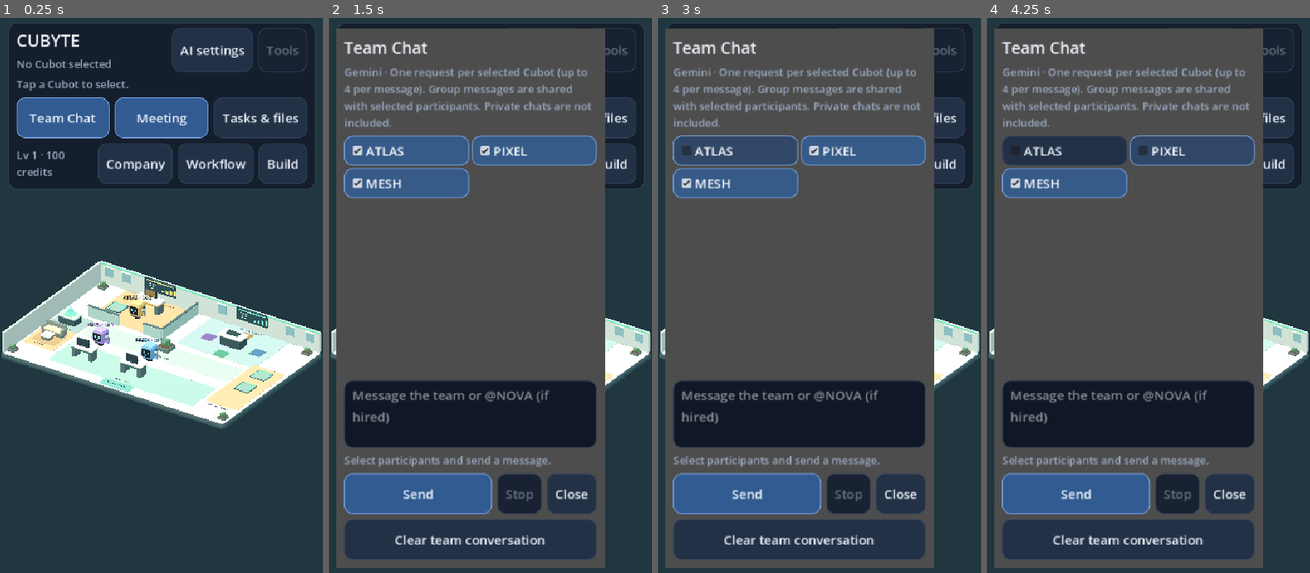
Above: before the commit, frames 1-4 (left to right).
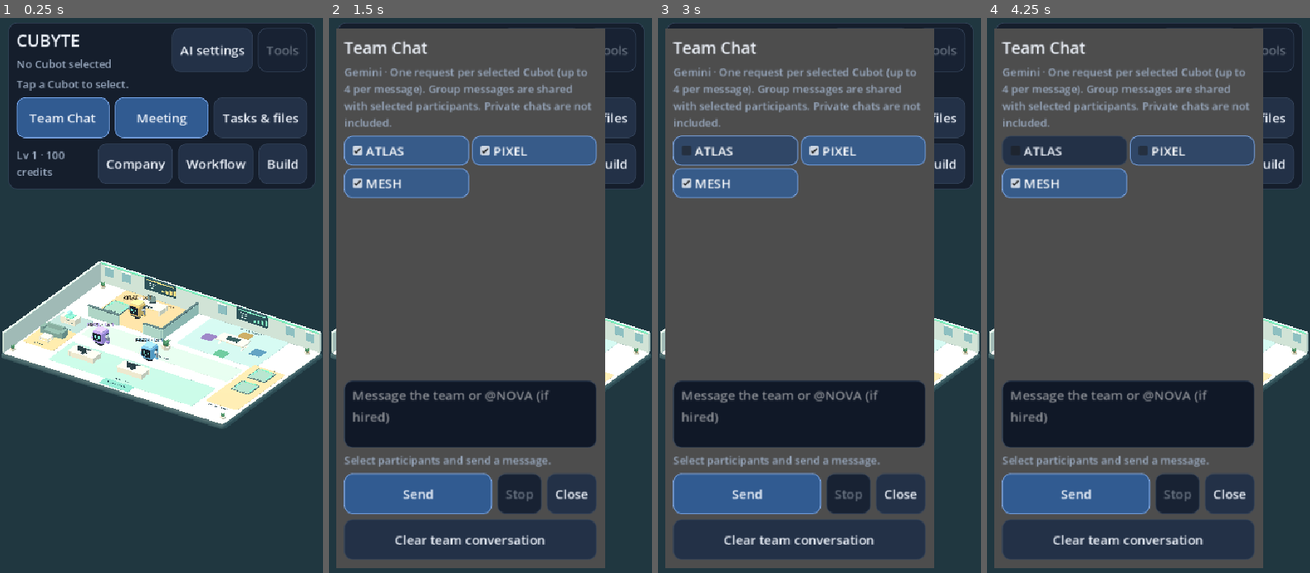
Above: after the commit, the same moments.

Repository: joparoxxx/VOXHAVEN
Game: Godot game, scene res://scenes/office.tscn
The game is run twice, just before and just after one commit, with the same random seed, the same clock (stepped at 60 frames per second) and the same inputs.
Inputs:
- Up to frame 1 (0.25 s): no input
- Up to frame 2 (1.5 s): click "Team Chat" at 0.5 s; click "Meeting" at 1.25 s
- Up to frame 3 (3 s): click "Tasks & files" at 2 s; click "Company" at 2.75 s
- Up to frame 4 (4.25 s): click "Workflow" at 3.5 s

The runs differ from the first frame. In frame 1, 1.9% of the frame differs, in the area x 2-97%, y 47-73%; in frame 2, less than 0.1%; in frame 3, less than 0.1%; in frame 4, less than 0.1%.

Commit message:
feat(office): import and fit CC0 Kenney furniture to Cubot proportions [skip ci]

Diff:
--- a/game/core/hq_layout.gd
+++ b/game/core/hq_layout.gd
@@ -1,5 +1,6 @@
 extends RefCounted
 ## Shared coordinates for navigation, geometry and meeting seats.
+const DESK_CLEARANCE := Vector2(1.60,0.95)
 const DESKS := [Vector3(-4,0,-4.5),Vector3(-4,0,3.5),Vector3(0,0,3.5),Vector3(4,0,3.5)]
 const SPAWNS := [Vector3(-4,0,-3),Vector3(-4,0,1.5),Vector3(0,0,1.5),Vector3(4,0,1.5)]
 const MEETING_CENTER := Vector3(3.5,0,-3.5)
@@ -22,4 +23,4 @@
 	nav.block_box(LAB, Vector2(0.8,0.8))
 
 static func work_target(station: int, desk_position: Vector3) -> Vector3:
-	return desk_position + Vector3(0,0,1.6 if station == 0 else -1.6)
+	return desk_position + Vector3(0,0,1.25 if station == 0 else -1.25)
--- a/game/scenes/office.gd
+++ b/game/scenes/office.gd
@@ -269,9 +269,10 @@
 		_build_desk(desk, ROBOT_COLORS[i], i == 0)
 		_build_robot(HQ.SPAWNS[i], ROBOT_COLORS[i])
 	# Conference table with four clear docking positions and a shared project display.
-	_slab(self, Vector3(1.7,0.70,0.95), HQ.MEETING_CENTER + Vector3(0,0.40,0), Color("#36535d"),0.38)
-	_slab(self, Vector3(1.95,0.16,1.1), HQ.MEETING_CENTER + Vector3(0,0.83,0), Color("#e7e5df"),0.45)
-	var screen := _box(self, Vector3(0.95,0.07,0.48), HQ.MEETING_CENTER + Vector3(0,0.95,0), Color("#213e48"))
+	if _furniture(self,"Meeting_Table",HQ.MEETING_CENTER) == null:
+		_slab(self, Vector3(1.7,0.36,0.95), HQ.MEETING_CENTER + Vector3(0,0.18,0), Color("#36535d"),0.12)
+		_slab(self, Vector3(1.95,0.10,1.1), HQ.MEETING_CENTER + Vector3(0,0.41,0), Color("#e7e5df"),0.12)
+	var screen := _box(self, Vector3(0.95,0.04,0.48), HQ.MEETING_CENTER + Vector3(0,0.48,0), Color("#213e48"))
 	screen.material_override.emission_enabled = true
 	screen.material_override.emission = Color("#70d7b1")
 	screen.material_override.emission_energy_multiplier = 0.25
@@ -304,6 +305,18 @@
 	add_child(label)
 
 func _build_desk(desk: Node3D, accent: Color, executive: bool) -> void:
+	var furniture := _furniture(desk,"Workstation",Vector3.ZERO)
+	if furniture == null:
+		_build_procedural_desk(desk,accent,executive)
+		return
+	if executive:
+		furniture.scale.x = 1.10
+	_furniture(desk,"Monitor",Vector3(0,0.44,-0.25))
+	_furniture(desk,"Keyboard",Vector3(0,0.44,0.38))
+	_furniture(desk,"Mouse",Vector3(0.40,0.44,0.38))
+	_glow(desk,Vector3(1.5,0.028,0.035),Vector3(0,0.39,0.51),accent)
+
+func _build_procedural_desk(desk: Node3D, accent: Color, executive: bool) -> void:
 	var width := 2.05 if executive else 1.8
 	_slab(desk,Vector3(width,0.15,0.9),Vector3(0,0.85,0),Color("#f0ede5"),0.38)
 	_slab(desk,Vector3(width-0.10,0.18,0.78),Vector3(0,0.69,0),Color("#b69c6c") if executive else Color("#456d72"),0.30)
@@ -1221,7 +1234,7 @@
 	for i in range(desks.size()):
 		if i == 3 and not roster.is_active("nova"):
 			continue
-		navigator.block_box(desks[i].position, Vector2(1.35, 0.85))
+		navigator.block_box(desks[i].position, HQ.DESK_CLEARANCE)
 	HQ.block_fixed(navigator)
 
 func _restore_layout() -> void:
@@ -1375,7 +1388,7 @@
 	for robot in robots:
 		if not robot.visible:
 			continue
-		if absf(robot.position.x - desks[index].position.x) <= 1.35 and absf(robot.position.z - desks[index].position.z) <= 0.85:
+		if absf(robot.position.x - desks[index].position.x) <= HQ.DESK_CLEARANCE.x and absf(robot.position.z - desks[index].position.z) <= HQ.DESK_CLEARANCE.y:
 			desks[index].position.z = old
 			layout_status.text = "A robot occupies that space."
 			return
@@ -1549,21 +1562,16 @@
 	var plant_x := -8.1 if decoration_slot == 0 else 8.1
 	var lamp_x := -plant_x
 	if "plant" in upgrades:
-		_box(decorations, Vector3(0.45, 0.45, 0.45), Vector3(plant_x, 0.225, -5.6), Color("#ad7952"))
-		_box(decorations, Vector3(0.65, 0.65, 0.65), Vector3(plant_x, 0.75, -5.6), Color("#468b58"))
+		_plant(decorations,Vector3(plant_x,0,-5.6),0.48)
 	if "lounge" in upgrades:
 		_slab(decorations,Vector3(0.55,0.32,0.55),HQ.LOUNGE+Vector3(0.65,0.19,0.64),Color("#d3ba85"),0.22)
 		_slab(decorations,Vector3(0.55,0.32,0.55),HQ.LOUNGE+Vector3(-0.65,0.19,0.64),Color("#d3ba85"),0.22)
 	if "lamp" in upgrades:
-		_box(decorations, Vector3(0.2, 0.2, 0.2), Vector3(lamp_x, 0.1, -5.6), Color("#586475"))
-		_box(decorations, Vector3(0.08, 1.5, 0.08), Vector3(lamp_x, 0.85, -5.6), Color("#738297"))
-		_box(decorations, Vector3(0.4, 0.18, 0.4), Vector3(lamp_x, 1.7, -5.6), Color("#f5d998"))
+		_furniture(decorations,"Floor_Lamp",Vector3(lamp_x,0,-5.6))
 	if "bookshelf" in upgrades:
-		_box(decorations, Vector3(0.25, 1.5, 1.25), Vector3(-8.75, 0.75, 4.3), Color("#66574e"))
-		for row in range(3):
-			_box(decorations, Vector3(0.28, 0.055, 1.2), Vector3(-8.61, 0.25 + row * 0.45, 4.3), Color("#d1a97d"))
-			for book in range(4):
-				_box(decorations, Vector3(0.16, 0.32, 0.19), Vector3(-8.57, 0.42 + row * 0.45, 3.88 + book * 0.23), Color.from_hsv(float(book + row) / 7.0, 0.45, 0.75))
+		var shelf := _furniture(decorations,"Storage_Shelf",Vector3(-8.75,0,4.3))
+		if shelf != null:
+			shelf.rotation.y = PI / 2.0
 	if "whiteboard" in upgrades:
 		_box(decorations, Vector3(2.2, 0.75, 0.06), Vector3(5.8, 0.72, -5.84), Color("#e5edef"))
 		for line in range(3):
@@ -1649,7 +1657,7 @@
 		var plan := Navigation.new()
 		for j in range(desks.size()):
 			if desks[j].visible:
-				plan.block_box(desks[j].position, Vector2(1.35, 0.85))
+				plan.block_box(desks[j].position, HQ.DESK_CLEARANCE)
 		HQ.block_fixed(plan)
 		for j in range(robots.size()):
 			if i != j and robots[j].visible:
@@ -1791,7 +1799,7 @@
 	var old := desks[index].position.x
 	desks[index].position.x = clampf(old + direction * 0.25, center - 0.25, center + 0.25)
 	for robot in robots:
-		if robot.visible and absf(robot.position.x - desks[index].position.x) <= 1.35 and absf(robot.position.z - desks[index].position.z) <= 0.85:
+		if robot.visible and absf(robot.position.x - desks[index].position.x) <= HQ.DESK_CLEARANCE.x and absf(robot.position.z - desks[index].position.z) <= HQ.DESK_CLEARANCE.y:
 			desks[index].position.x = old
 			layout_status.text = "A robot occupies that space."
 			return
@@ -1879,7 +1887,7 @@
 	var plan := Navigation.new()
 	for i in range(desks.size()):
 		if desks[i].visible:
-			plan.block_box(desks[i].position, Vector2(1.35,0.85))
+			plan.block_box(desks[i].position, HQ.DESK_CLEARANCE)
 	HQ.block_fixed(plan)
 	for i in range(robots.size()):
 		if i != meeting_walker and robots[i].visible:
@@ -1980,11 +1988,11 @@
 		add_child(dock)
 		dock.position = HQ.DOCKS[i]
 		charge_docks.append(dock)
-		_slab(dock,Vector3(1.25,0.045,1.25),Vector3(0,0.025,0),Color("#36535d"),0.42)
-		_slab(dock,Vector3(1.08,0.022,1.08),Vector3(0,0.055,0),Color("#91b6ae"),0.40)
-		_glow(dock,Vector3(0.12,0.018,0.75),Vector3(-0.42,0.076,0),Color("#70d7b1"))
-		_glow(dock,Vector3(0.12,0.018,0.75),Vector3(0.42,0.076,0),Color("#70d7b1"))
-		var light := _box(dock, Vector3(0.9,0.035,0.10), Vector3(0,0.077,-0.51), Color("#70d7b1"))
+		_slab(dock,Vector3(1.50,0.045,1.50),Vector3(0,0.025,0),Color("#36535d"),0.18)
+		_slab(dock,Vector3(1.36,0.022,1.36),Vector3(0,0.055,0),Color("#91b6ae"),0.16)
+		_glow(dock,Vector3(0.12,0.018,0.75),Vector3(-0.60,0.076,0),Color("#70d7b1"))
+		_glow(dock,Vector3(0.12,0.018,0.75),Vector3(0.60,0.076,0),Color("#70d7b1"))
+		var light := _box(dock, Vector3(0.9,0.035,0.10), Vector3(0,0.077,-0.64), Color("#70d7b1"))
 		var material: StandardMaterial3D = light.material_override
 		material.emission_enabled = true
 		material.emission = Color("#70d7b1")
@@ -1992,7 +2000,7 @@
 		charge_lights.append(light)
 		var label := Label3D.new()
 		label.text = ROBOT_IDS[i].to_upper() + " · DOCK"
-		label.position = Vector3(0,0.09,0.50)
+		label.position = Vector3(0,0.09,0.65)
 		label.rotation.x = -PI / 2.0
 		label.font_size = 28
 		label.pixel_size = 0.004
@@ -2040,7 +2048,7 @@
 	var plan := Navigation.new()
 	for j in range(desks.size()):
 		if desks[j].visible:
-			plan.block_box(desks[j].position, Vector2(1.35,0.85))
+			plan.block_box(desks[j].position, HQ.DESK_CLEARANCE)
 	HQ.block_fixed(plan)
 	for j in range(robots.size()):
 		if j != index and robots[j].visible:
@@ -2151,6 +2159,10 @@
 		_box(parent,Vector3(0.63-i*0.13,0.035,0.025),center+Vector3(-0.63,0.12-i*0.16,0.085),Color("#b8d7d2"))
 
 func _plant(parent: Node3D, center: Vector3, size_: float) -> void:
+	var imported := _furniture(parent,"Planter",center)
+	if imported != null:
+		imported.scale = Vector3.ONE * (size_ / 0.80)
+		return
 	_slab(parent,Vector3(size_*1.22,size_*0.42,size_*1.22),center+Vector3(0,size_*0.21,0),Color("#607b78"),size_*0.30)
 	_slab(parent,Vector3(size_,0.08,size_),center+Vector3(0,size_*0.43,0),Color("#594c3d"),size_*0.28)
 	for i in range(5):
@@ -2161,6 +2173,10 @@
 
 func _build_blueprint_lounge() -> void:
 	var p: Vector3 = HQ.LOUNGE
+	if _furniture(self,"Lounge_Sofa",p+Vector3(0,0,-0.50)) != null:
+		_furniture(self,"Coffee_Table",p+Vector3(0,0,0.42))
+		_zone_label("LOUNGE",p+Vector3(0,0.09,1.22),Color("#36535d"))
+		return
 	_slab(self,Vector3(1.95,0.03,1.95),p+Vector3(0,0.055,0),Color("#bda37b"),0.65)
 	_slab(self,Vector3(1.65,0.29,0.62),p+Vector3(0,0.20,-0.55),Color("#667c7a"),0.22)
 	_slab(self,Vector3(1.65,0.18,0.62),p+Vector3(0,0.42,-0.55),Color("#e5d8b8"),0.22)
@@ -2173,10 +2189,10 @@
 
 func _build_blueprint_lab() -> void:
 	var p: Vector3 = HQ.LAB
-	_slab(self,Vector3(1.35,0.50,0.95),p+Vector3(0,0.30,0),Color("#36535d"),0.28)
-	_slab(self,Vector3(1.45,0.14,1.05),p+Vector3(0,0.62,0),Color("#b9d2ca"),0.32)
-	_glow(self,Vector3(0.72,0.04,0.72),p+Vector3(0,0.71,0),Color("#70d7b1"))
-	var core := _glow(self,Vector3(0.33,0.33,0.33),p+Vector3(0,1.04,0),Color("#8de7dd"))
+	if _furniture(self,"Lab_Cabinet",p) == null:
+		_slab(self,Vector3(1.25,0.52,0.72),p+Vector3(0,0.26,0),Color("#36535d"),0.10)
+	_glow(self,Vector3(0.62,0.04,0.58),p+Vector3(0,0.54,0),Color("#70d7b1"))
+	var core := _glow(self,Vector3(0.28,0.28,0.28),p+Vector3(0,0.76,0),Color("#8de7dd"))
 	core.rotation.y = PI/4.0
 	core.rotation.z = PI/6.0
 
@@ -2233,3 +2249,26 @@
 	var mat := source.duplicate() as StandardMaterial3D if source != null else StandardMaterial3D.new()
 	part.material_override = mat
 	return mat
+
+# Preserve the imported root transform by placing each normalized GLB under a holder.
+var furniture_cache := {}
+
+func _furniture(parent: Node3D, asset_name: String, pos: Vector3) -> Node3D:
+	var scene: PackedScene = furniture_cache.get(asset_name) as PackedScene
+	if scene == null:
+		var path := "res://assets/furniture/" + asset_name + ".glb"
+		if not ResourceLoader.exists(path,"PackedScene"):
+			return null
+		scene = load(path) as PackedScene
+		if scene == null:
+			return null
+		furniture_cache[asset_name] = scene
+	var node := scene.instantiate() as Node3D
+	if node == null:
+		return null
+	var holder := Node3D.new()
+	holder.name = asset_name
+	parent.add_child(holder)
+	holder.position = pos
+	holder.add_child(node)
+	return holder
--- a/game/tests/test_gameplay.gd
+++ b/game/tests/test_gameplay.gd
@@ -159,7 +159,7 @@
 		for i in range(count):
 			var nav := Navigation.new()
 			for j in range(count):
-				nav.block_box(HQ.DESKS[j], Vector2(1.35,0.85))
+				nav.block_box(HQ.DESKS[j], HQ.DESK_CLEARANCE)
 			HQ.block_fixed(nav)
 			for j in range(count):
 				if i != j:
@@ -168,7 +168,7 @@
 			positions[i] = HQ.SEATS[i]
 		var nav := Navigation.new()
 		for i in range(count):
-			nav.block_box(HQ.DESKS[i],Vector2(1.35,0.85))
+			nav.block_box(HQ.DESKS[i],HQ.DESK_CLEARANCE)
 		HQ.block_fixed(nav)
 		for i in range(count):
 			check(not nav.route(HQ.SEATS[i], HQ.work_target(i,HQ.DESKS[i])).is_empty(), "return to assigned workstation " + str(i))
@@ -193,7 +193,7 @@
 			for i in range(count):
 				var nav := Navigation.new()
 				for j in range(count):
-					nav.block_box(HQ.DESKS[j],Vector2(1.35,0.85))
+					nav.block_box(HQ.DESKS[j],HQ.DESK_CLEARANCE)
 				HQ.block_fixed(nav)
 				for j in range(count):
 					if j != i:
@@ -203,7 +203,7 @@
 			for i in range(count):
 				var nav := Navigation.new()
 				for j in range(count):
-					nav.block_box(HQ.DESKS[j],Vector2(1.35,0.85))
+					nav.block_box(HQ.DESKS[j],HQ.DESK_CLEARANCE)
 				HQ.block_fixed(nav)
 				for j in range(count):
 					if j != i:
Binary file added: game/assets/furniture/Coffee_Table.glb
Binary file added: game/assets/furniture/Floor_Lamp.glb
Binary file added: game/assets/furniture/Keyboard.glb
Binary file added: game/assets/furniture/Lab_Cabinet.glb
Binary file added: game/assets/furniture/Lounge_Sofa.glb
Binary file added: game/assets/furniture/Meeting_Table.glb
Binary file added: game/assets/furniture/Monitor.glb
Binary file added: game/assets/furniture/Mouse.glb
Binary file added: game/assets/furniture/Planter.glb
Binary file added: game/assets/furniture/Storage_Shelf.glb
Binary file added: game/assets/furniture/Workstation.glb
Not shown, added: game/assets/furniture/manifest.json
